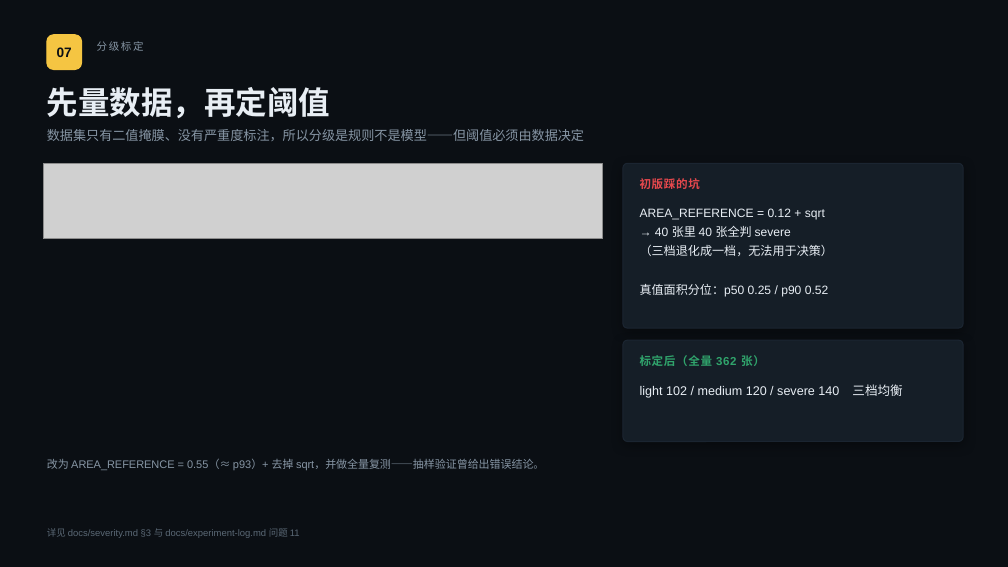
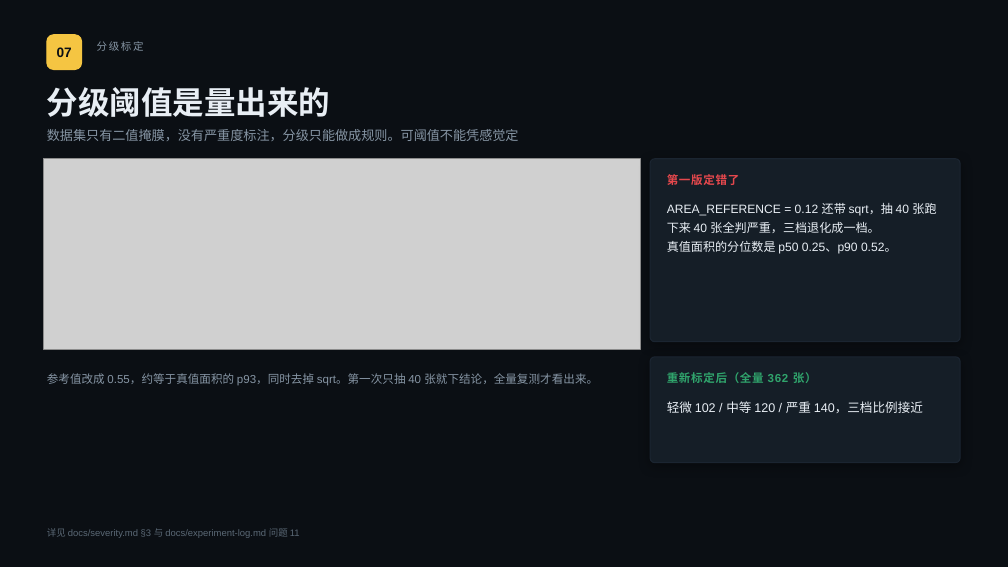
Before and after one commit to relight-developer/GLIDE-Net, a slide deck: slide 8 of docs/slides.pptx. Drawn at 1008x567 pixels with LibreOffice and Linux fonts; fonts in the diff are those of the drawing; grey boxes stand for pictures. Boxes give left, top, right and bottom in pixels: in the first picture for what was removed or moved away, otherwise in the second. Text is boxed around its words. In the diff, an @@ line names an element or a change of style, - is before the commit and + after.

Commit message:
fix(tools): 修掉幻灯片图片被压扁、表格压字等问题，重写讲稿用语
- make_slides.js 的 img() 只传 w 时 pptxgenjs 把 h 留在 1in，所有图被压成横条；
  改为读 PNG 的 IHDR 取真实宽高比，缺的一边按比例算
- 幻灯片版式：复现页换成两张真表格，消融页改成原生条形图，流程图与系统图按
  真实比例给足位置，去掉与图内文字重复的分级公式卡
- 部署页的掩膜 IoU 之前因 backend 名带 -cuda 取不到 fidelity，静默回落到 1.0000；
  改为按真实键取值并断言缺失即报错
- 讲稿改用平实说法：去掉翻案句、破折号、提示性冒号和三连排比，删掉
  “愿意主动讲的错误”这类说法，问题页改为“几个花了时间才修对的问题”
- presentation.md 重排为 13 页，并新增“讲台边界”一节，区分要讲和一句带过的内容
- verify.py 增加 5 项幻灯片断言（可解析、13 页、非空、版式自检），合计 40 项
- 流程图与系统图里的延迟标注从 ≈100 ms/≈8 ms 改为实测的 40/11 ms

```diff
--- a/docs/slides.pptx
+++ b/docs/slides.pptx
@@ text at box(47, 87, 330, 117): text changed @@
-先量数据，再定阈值
+分级阈值是量出来的
@@ text at box(47, 129, 519, 141): text changed @@
-数据集只有二值掩膜、没有严重度标注，所以分级是规则不是模型——但阈值必须由数据决定
+数据集只有二值掩膜，没有严重度标注，分级只能做成规则。可阈值不能凭感觉定
@@ picture: place and size @@
-picture at box(43, 163, 603, 239)
+picture at box(43, 159, 640, 349)
@@ rounded rectangle: place and size @@
-rounded rectangle at box(623, 163, 963, 328)
+rounded rectangle at box(650, 159, 960, 342)
@@ rounded rectangle at box(650, 159, 960, 342): proportions changed @@
@@ text at box(667, 174, 740, 185): text changed @@
-初版踩的坑
+第一版定错了
@@ text at box(667, 203, 936, 254): text changed @@
-AREA_REFERENCE = 0.12 + sqrt
-→ 40 张里 40 张全判 severe
-（三档退化成一档，无法用于决策）
-真值面积分位：p50 0.25 / p90 0.52
+AREA_REFERENCE = 0.12 还带 sqrt，抽 40 张跑下来 40 张全判严重，三档退化成一档。
+真值面积的分位数是 p50 0.25、p90 0.52。
@@ rounded rectangle at box(650, 357, 960, 463): proportions changed @@
@@ rounded rectangle: place and size @@
-rounded rectangle at box(623, 340, 963, 442)
+rounded rectangle at box(650, 357, 960, 463)
@@ text at box(47, 373, 598, 386): text changed; size 10.5 to 11 pt @@
-改为 AREA_REFERENCE = 0.55（≈ p93）+ 去掉 sqrt，并做全量复测——抽样验证曾给出错误结论。
+参考值改成 0.55，约等于真值面积的 p93，同时去掉 sqrt。第一次只抽 40 张就下结论，全量复测才看出来。
@@ text at box(667, 372, 817, 383): text changed @@
-标定后（全量 362 张）
+重新标定后（全量 362 张）
@@ text at box(667, 401, 923, 413): text changed @@
-light 102 / medium 120 / severe 140 三档均衡
+轻微 102 / 中等 120 / 严重 140，三档比例接近
```
Also in this commit, not shown: 12 other slides changed, 10 other files.
